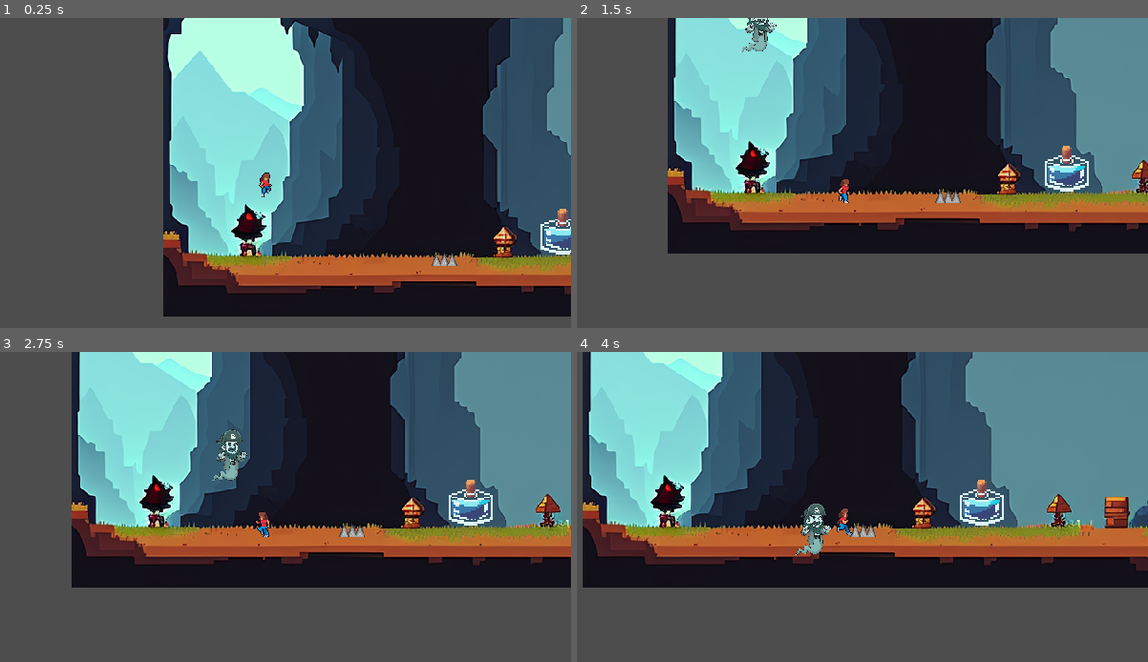
Above: before the commit, frames 1-4 (two rows, left to right).
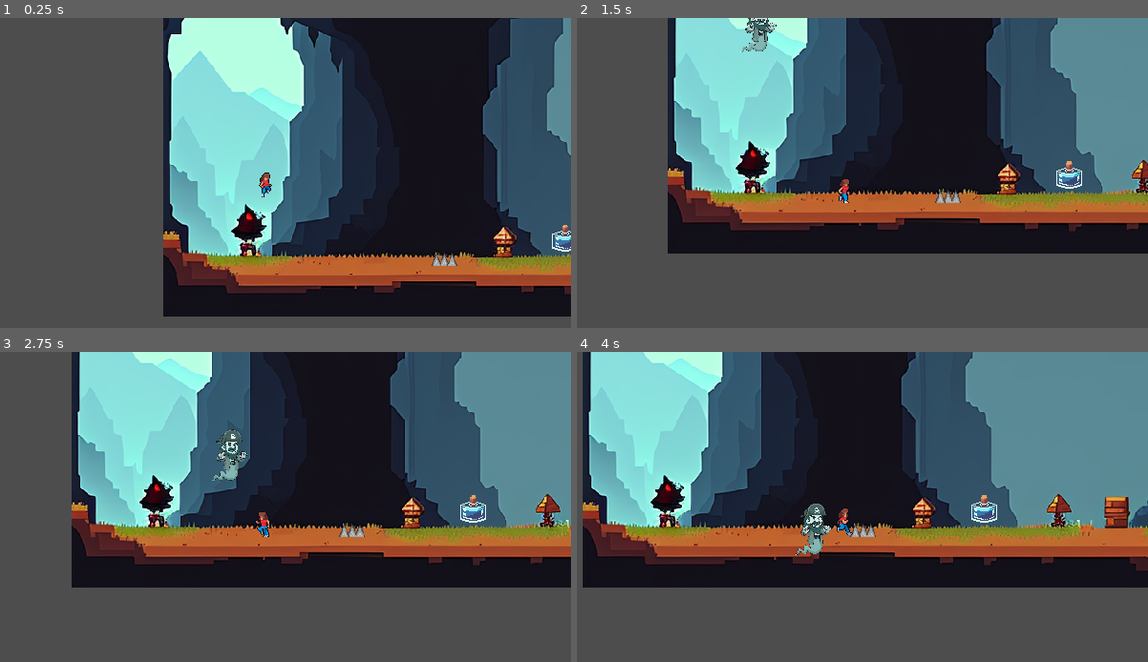
Above: after the commit, the same moments.

Repository: Willsu00/Whale-Runner
Game: Godot game, scene res://World/world.tscn
Two runs of this game, one before a commit and one after it. Both use one fixed random seed, a clock stepped at 60 frames per second and the inputs below.
Inputs:
- Up to frame 1 (0.25 s): no input
- Up to frame 2 (1.5 s): hold Right (ui_right) from 0.53 s (still down); tap Up (ui_up) at 0.77 s
- Up to frame 3 (2.75 s): tap Up (ui_up) at 1.52 s; release Right (ui_right) at 2.03 s; hold Left (ui_left) from 2.03 s (still down)
- Up to frame 4 (4 s): release Left (ui_left) at 2.78 s; hold Right (ui_right) from 2.78 s (still down); tap Up (ui_up) at 3.02, 3.77 s

The runs differ from the first frame. In frame 1, 0.5% of the frame differs, in the area x 94-100%, y 61-77%; in frame 2, 0.6%; in frame 3, 0.6%, in the area x 78-87%, y 41-56%; in frame 4, 0.6%.

Commit message:
adjust artifact size

Diff:
--- a/Artifacts/artifact.tscn
+++ b/Artifacts/artifact.tscn
@@ -4,14 +4,15 @@
 [ext_resource type="Texture2D" uid="uid://igjy5h1sons6" path="res://Assets/Artifact/[64x64] Potions.png" id="1_7hm2f"]
 
 [sub_resource type="CircleShape2D" id="CircleShape2D_1qp4x"]
-radius = 20.025
+radius = 15.0333
 
 [node name="Artifacts" type="Area2D" groups=["Artifact"]]
 collision_layer = 8
 script = ExtResource("1_0adwq")
 
 [node name="Sprite2D" type="Sprite2D" parent="."]
-position = Vector2(0, -7)
+position = Vector2(0, -3)
+scale = Vector2(0.59375, 0.59375)
 texture = ExtResource("1_7hm2f")
 hframes = 3
 vframes = 8
--- a/World/WillMap1.tscn
+++ b/World/WillMap1.tscn
@@ -31,13 +31,13 @@
 position = Vector2(20, 125)
 
 [node name="Artifacts" parent="." instance=ExtResource("3_nrkgm")]
-position = Vector2(925, 99)
+position = Vector2(941, 115)
 
 [node name="Artifacts2" parent="." instance=ExtResource("3_nrkgm")]
-position = Vector2(476, 32)
+position = Vector2(480, 59)
 
 [node name="Artifacts3" parent="." instance=ExtResource("3_nrkgm")]
-position = Vector2(721, 157)
+position = Vector2(718, 172)
 
 [node name="Spikes" parent="." instance=ExtResource("4_uyxxq")]
 position = Vector2(176, 247)
--- a/World/world.tscn
+++ b/World/world.tscn
@@ -41,10 +41,10 @@
 position = Vector2(343, 200)
 
 [node name="Artefact" parent="." instance=ExtResource("6_0sds4")]
-position = Vector2(483, 164)
+position = Vector2(486, 169)
 
 [node name="Artefact2" parent="." instance=ExtResource("6_0sds4")]
-position = Vector2(844, 86)
+position = Vector2(849, 98)
 
 [node name="tempdoor" type="Area2D" parent="."]
 
